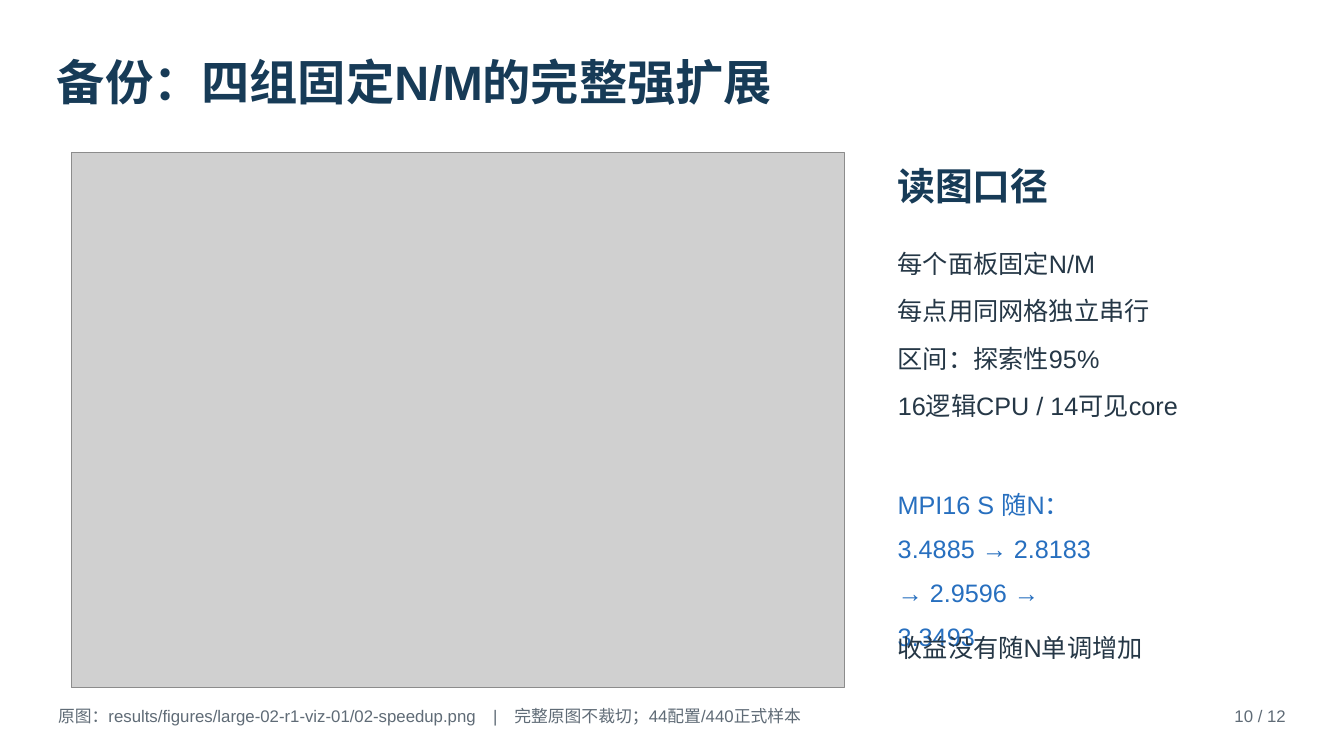
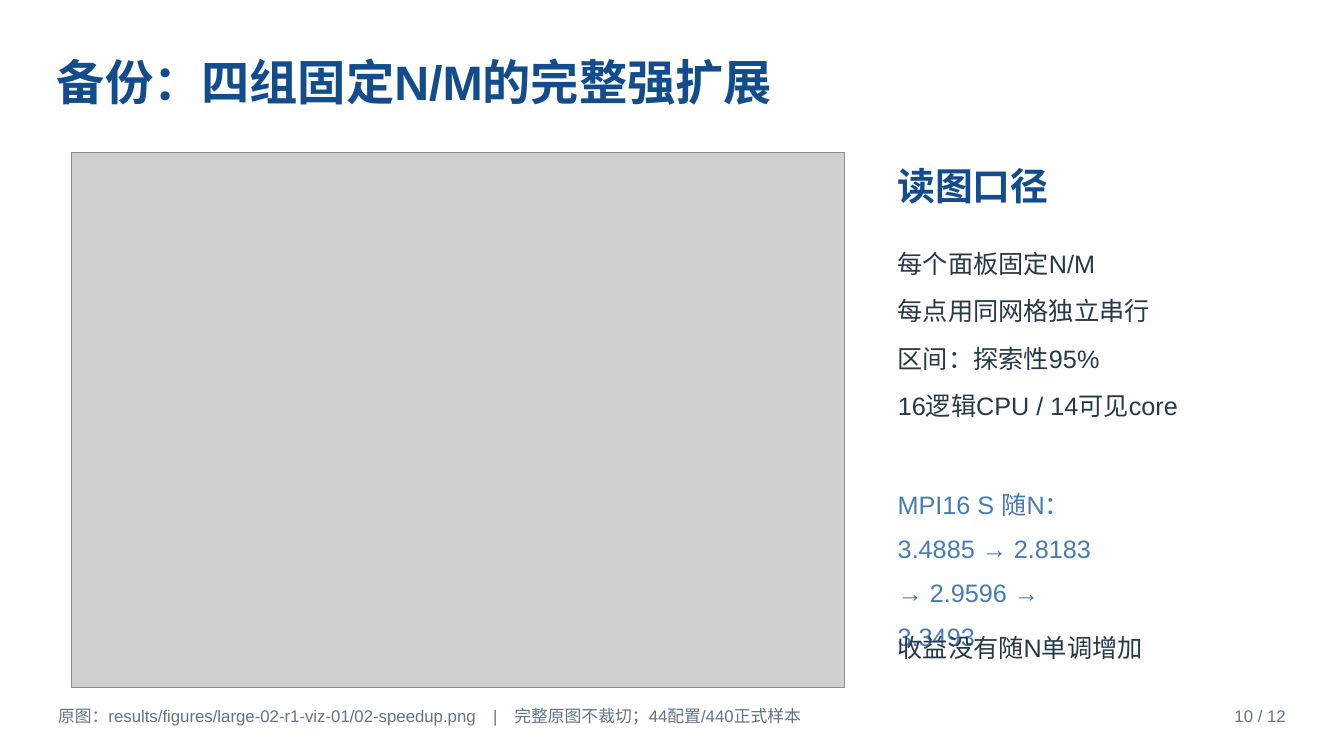
Before and after one commit to JunQianNuo/parallel-heat-solver, a slide deck: slide 10 of report/presentation.pptx. Drawn at 1344x756 pixels with LibreOffice and Linux fonts; fonts in the diff are those of the drawing; grey boxes stand for pictures. Boxes give left, top, right and bottom in pixels: in the first picture for what was removed or moved away, otherwise in the second. Text is boxed around its words. In the diff, an @@ line names an element or a change of style, - is before the commit and + after.

Commit message:
style: align defense deck palette with local PPT references

```diff
--- a/report/presentation.pptx
+++ b/report/presentation.pptx
@@ text "备份：四组固定N/M的完整强扩展" at (57,58,772,105): text colour #173B57 to #124C8D @@
@@ text "读图口径" at (897,168,1048,204): text colour #173B57 to #124C8D @@
@@ text "MPI16 S 随N： 3.4885 → ..." at (898,493,1091,652): text colour #276FBF to #477CB3 @@
@@ text "收益没有随N单调增加" at (898,631,1143,659): text colour #253746 to #273848 @@
@@ text "原图：results/figures/large-02-r1-viz-01/02-speedup.png | 完整原图不 ..." at (58,708,801,726): text colour #5F6B76 to #627487 @@
@@ text "10 / 12" at (1234,710,1286,722): text colour #5F6B76 to #627487 @@
```
Also in this commit, not shown: 11 other slides changed, 27 other files.
